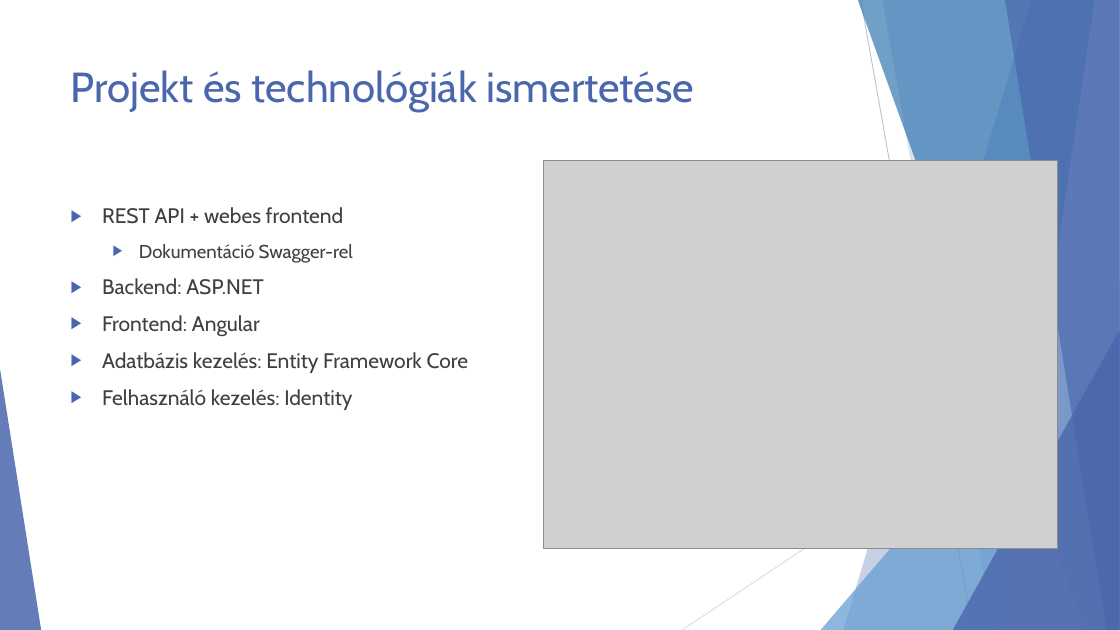
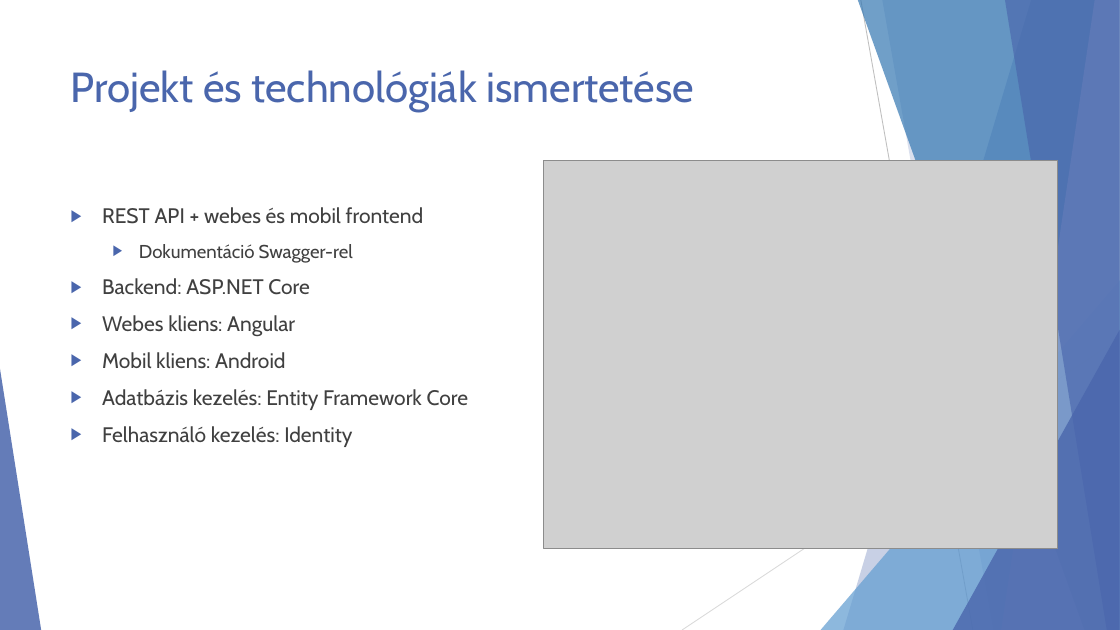
Before and after one commit to Maxtr0n/CurlycircleWebshop, a slide deck: slide 2 of onlab2/presentation.pptx. Drawn at 1120x630 pixels with LibreOffice and Linux fonts; fonts in the diff are those of the drawing; grey boxes stand for pictures. Boxes give left, top, right and bottom in pixels: in the first picture for what was removed or moved away, otherwise in the second. Text is boxed around its words. In the diff, an @@ line names an element or a change of style, - is before the commit and + after.

```diff
--- a/onlab2/presentation.pptx
+++ b/onlab2/presentation.pptx
@@ text at (102,207,424,224): text changed @@
-▶ REST API + webes frontend
+▶ REST API + webes és mobil frontend
@@ text at (102,278,309,368): text changed @@
-▶ Backend: ASP.NET
-▶ Frontend: Angular
+▶ Backend: ASP.NET Core
+▶ Webes kliens: Angular
+▶ Mobil kliens: Android
```
Also in this commit, not shown: 3 other slides changed, 17 other files.
